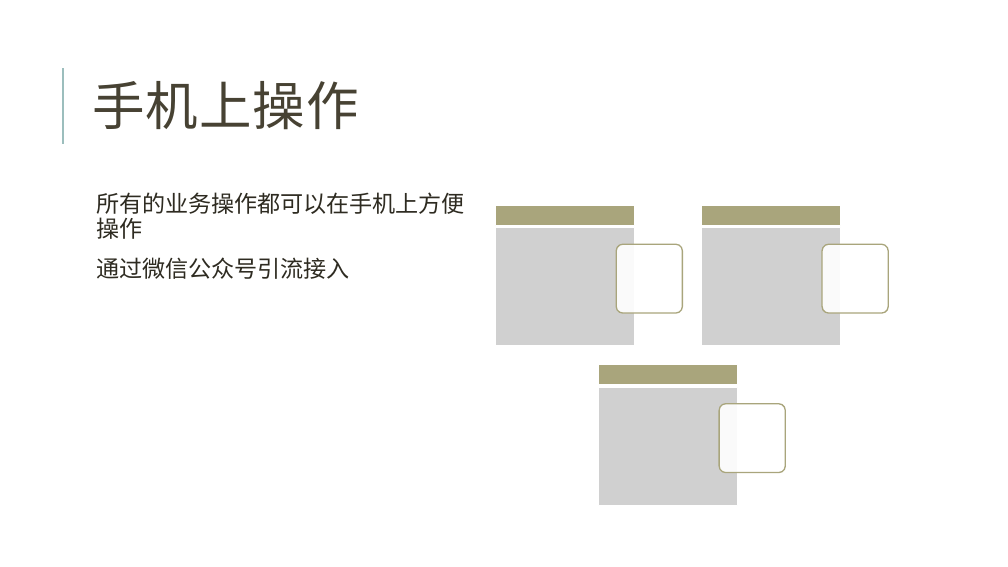
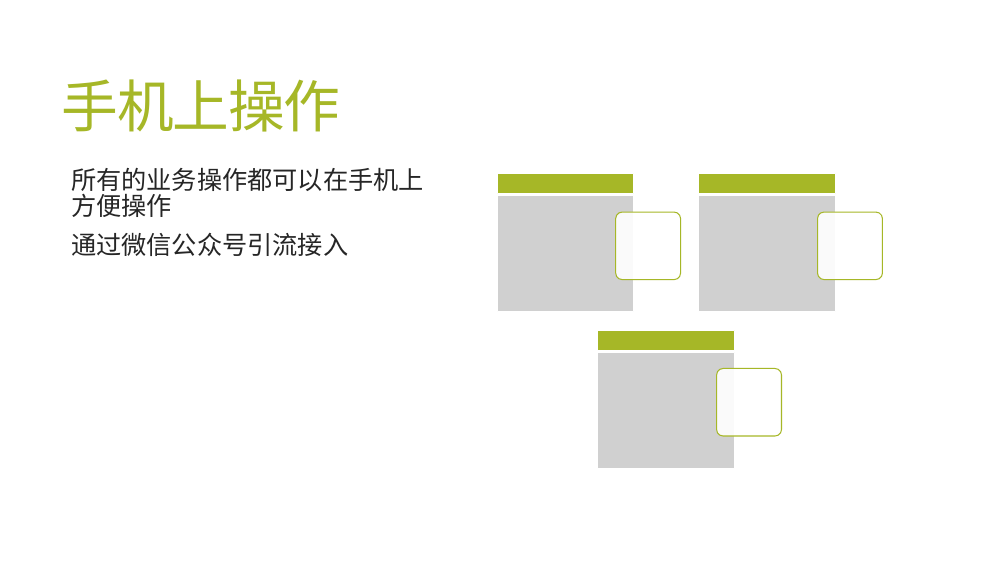
Before and after one commit to jzgi/chainsmart, a slide deck: slide 5 of Docs/品链供销平台.pptx. Drawn at 1008x567 pixels with LibreOffice and Linux fonts; fonts in the diff are those of the drawing; grey boxes stand for pictures. Boxes give left, top, right and bottom in pixels: in the first picture for what was removed or moved away, otherwise in the second. Text is boxed around its words. In the diff, an @@ line names an element or a change of style, - is before the commit and + after.

```diff
--- a/Docs/品链供销平台.pptx
+++ b/Docs/品链供销平台.pptx
@@ title "手机上操作": place and size @@
-title "手机上操作" at bbox=[92, 81, 359, 130]
+title "手机上操作" at bbox=[62, 79, 341, 132]
@@ title "手机上操作" at bbox=[62, 79, 341, 132]: size 50 to 54 pt, text colour #474233 to #A6B727, letter spacing 1 to -1.2 pt; line spacing 0.8 to 0.85 @@
@@ line removed from (63, 144) to (63, 68) @@
@@ text "所有的业务操作都可以在手机上方便操作": place and size @@
-text "所有的业务操作都可以在手机上方便操作" at bbox=[96, 192, 465, 279]
+text "所有的业务操作都可以在手机上方便操作" at bbox=[71, 168, 424, 256]
@@ text "所有的业务操作都可以在手机上方便操作" at bbox=[71, 168, 424, 256]: size 22 to 24 pt, text colour #2E2B21 to #262626; line spacing 0.9 to 0.85; less space between paragraphs @@
@@ rectangle: place and size @@
-rectangle at bbox=[495, 205, 635, 225]
+rectangle at bbox=[498, 174, 634, 194]
@@ picture: place and size @@
-picture at bbox=[495, 228, 635, 346]
+picture at bbox=[498, 196, 634, 312]
@@ 1 rectangle, 1 rounded rectangle, 1 picture: place and size @@
-1 rectangle, 1 rounded rectangle, 1 picture at bbox=[616, 205, 841, 346]
+1 rectangle, 1 rounded rectangle, 1 picture at bbox=[616, 174, 836, 312]
@@ rounded rectangle: place and size @@
-rounded rectangle at bbox=[822, 244, 889, 313]
+rounded rectangle at bbox=[817, 212, 882, 280]
@@ fill #A9A57C to #A6B727; outline #FFFFFF 1.25 pt to #FFFFFF 1 pt in 3 elements at bbox=[498, 174, 634, 194], bbox=[699, 174, 836, 194], bbox=[598, 330, 735, 350] @@
@@ 1 rectangle, 1 rounded rectangle, 1 picture: place and size @@
-1 rectangle, 1 rounded rectangle, 1 picture at bbox=[598, 364, 786, 505]
+1 rectangle, 1 rounded rectangle, 1 picture at bbox=[598, 330, 782, 468]
@@ outline #A9A57C 1.25 pt to #A6B727 1 pt in 3 elements at bbox=[616, 212, 681, 280], bbox=[817, 212, 882, 280], bbox=[717, 368, 782, 436] @@
```
Also in this commit, not shown: 31 other slides changed, 4 slides added, 17 other files.
